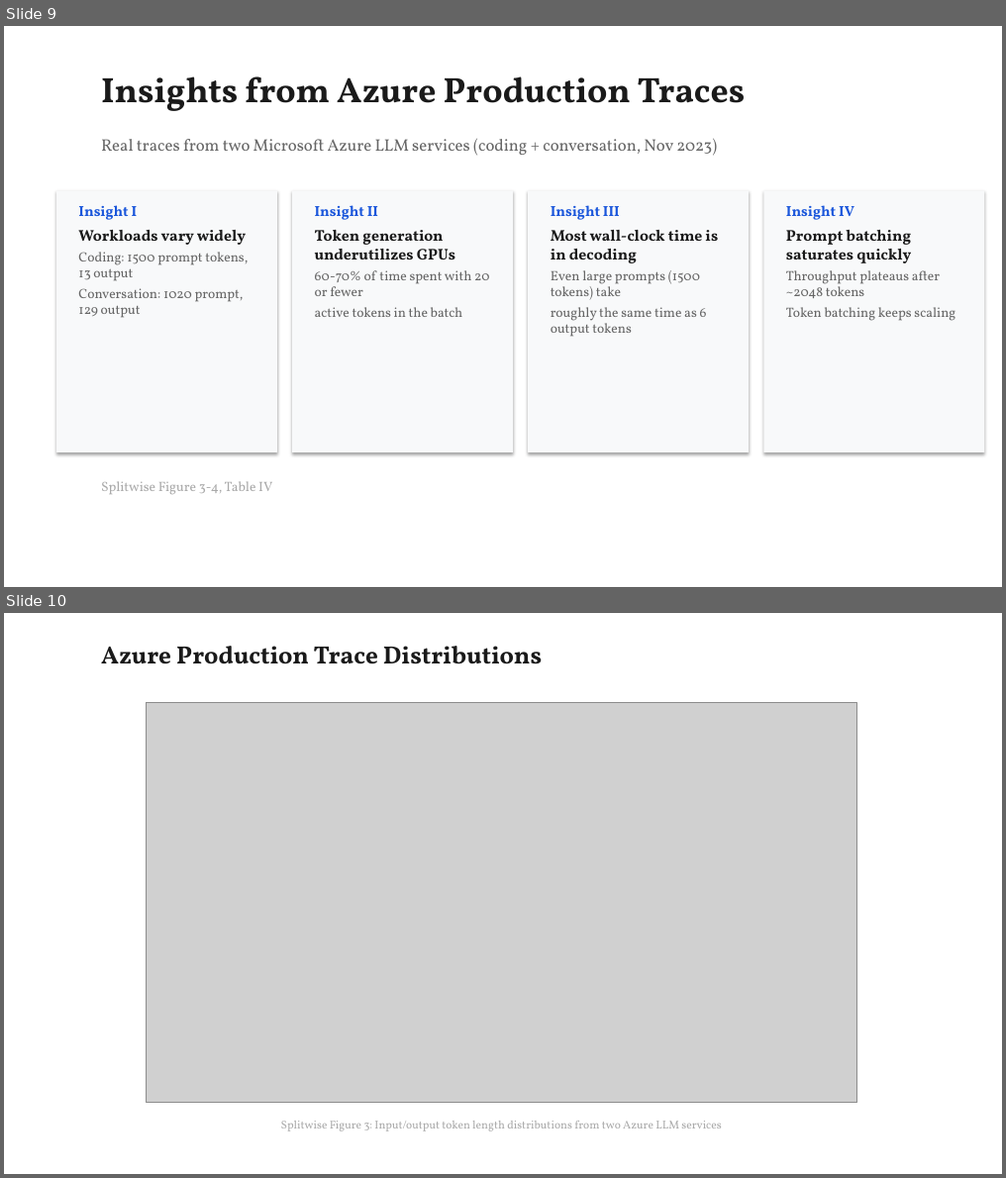
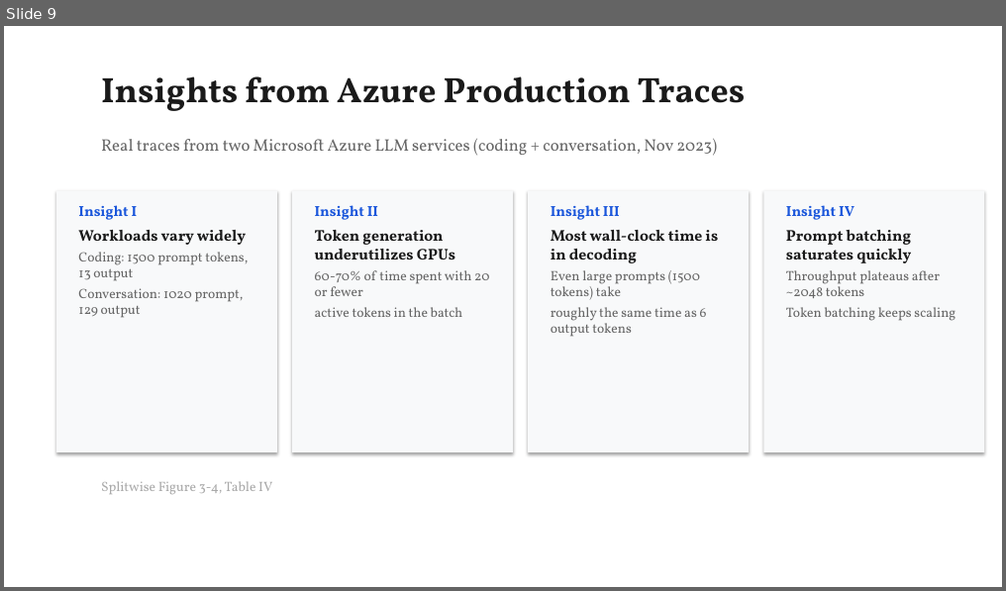
Before and after one commit to beratcelik1/llm-inference-phase-disaggregation, a slide deck: presentation/Phase_Disaggregation_LLM_Inference.pptx. Shown one above the other, each under a label of ours: slides 9 and 10 before the commit, slide 9 after it. The pictures are 1006x1178 and 1006x591 pixels, drawn with LibreOffice and Linux fonts; fonts in the diff are those of the drawing; grey boxes stand for pictures. Boxes give left, top, right and bottom in pixels: in the first picture for what was removed or moved away, otherwise in the second. Text is boxed around its words. In the diff, an @@ line names an element or a change of style, - is before the commit and + after.

Commit message:
feat: add manual screenshots, proper references, references slide
- 8 paper figures from manual screenshots
- Figure captions now cite Source: Author et al., Venue, Figure N
- Added References slide (Splitwise, DistServe, Sarathi, vLLM, FlexGen)
- 33 slides total
- Regenerated all PDFs

```diff
--- a/presentation/Phase_Disaggregation_LLM_Inference.pptx
+++ b/presentation/Phase_Disaggregation_LLM_Inference.pptx
@@ slide 10 removed at bbox=[4, 613, 1002, 1174], background #FFFFFF @@
@@ text removed at bbox=[101, 646, 542, 664] @@
-Azure Production Trace Distributions
@@ picture removed at bbox=[147, 703, 857, 1103] @@
@@ text removed at bbox=[281, 1121, 721, 1132] @@
-Splitwise Figure 3: Input/output token length distributions from two Azure LLM services
```
Also in this commit, not shown: 1 slide changed, 6 slides added, 4 other slides removed, 13 other files.
